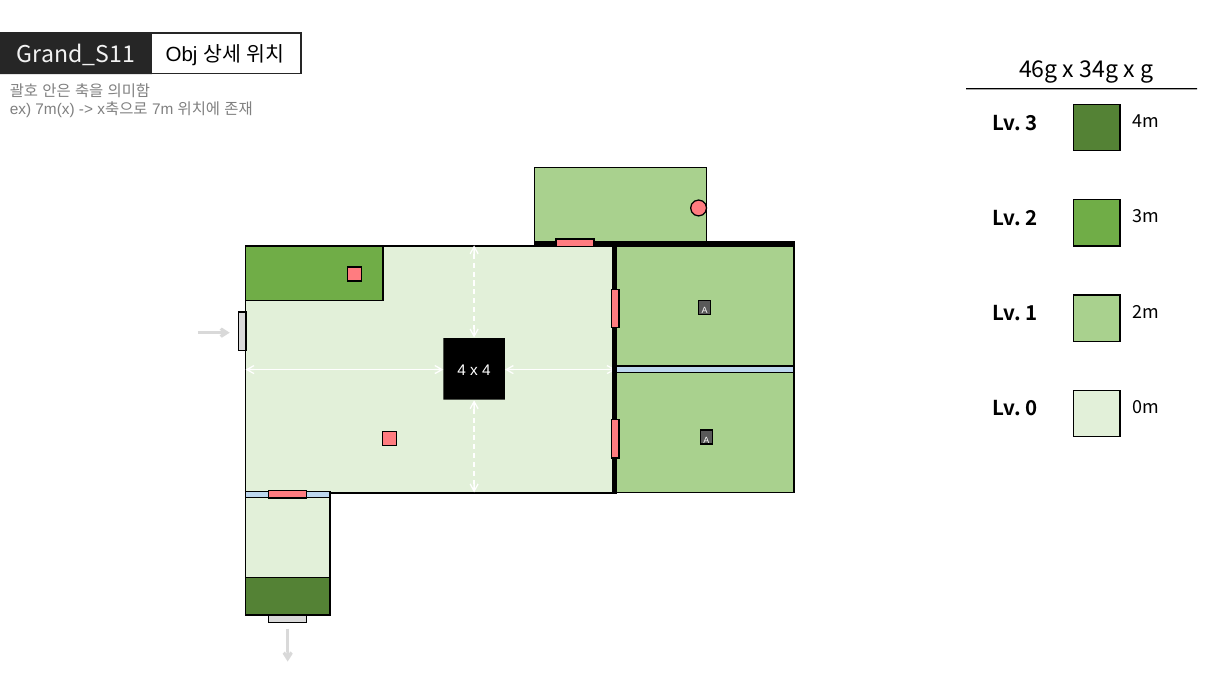
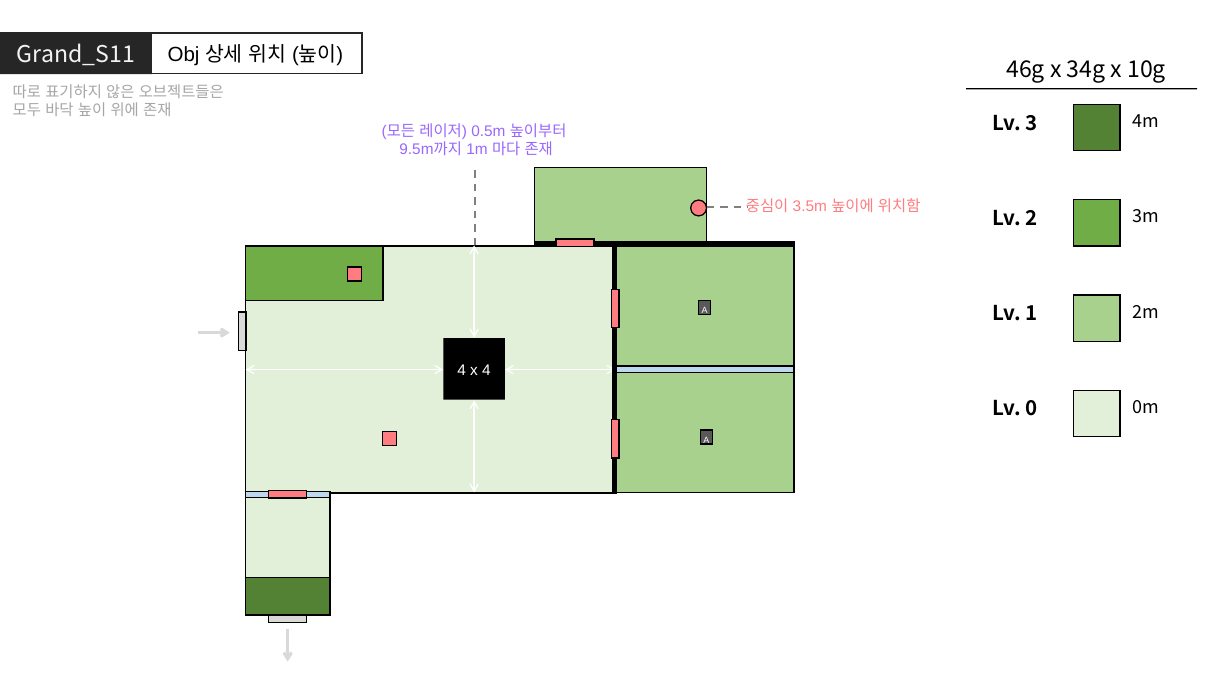
Before and after one commit to GGMGangsterHamster/GangsterHamster, a slide deck: slide 23 of Documents/Grand_Stage.pptx. Drawn at 1232x693 pixels with LibreOffice and Linux fonts; fonts in the diff are those of the drawing. Boxes give left, top, right and bottom in pixels: in the first picture for what was removed or moved away, otherwise in the second. Text is boxed around its words. In the diff, an @@ line names an element or a change of style, - is before the commit and + after.

```diff
--- a/Documents/Grand_Stage.pptx
+++ b/Documents/Grand_Stage.pptx
@@ rectangle "Obj 상세 위치 (높이)": place and size @@
-rectangle "Obj 상세 위치 (높이)" at box(149, 33, 300, 74)
+rectangle "Obj 상세 위치 (높이)" at box(149, 33, 361, 74)
@@ text in rectangle at box(168, 44, 343, 66): text changed @@
-Obj 상세 위치
+Obj 상세 위치 (높이)
@@ text removed at box(10, 83, 252, 117) @@
-괄호 안은 축을 의미함
-ex) 7m(x) -> x축으로 7m 위치에 존재
@@ text added at box(13, 84, 224, 116), 12 pt, text #A6A6A6 @@
+따로 표기하지 않은 오브젝트들은 모두 바닥 높이 위에 존재
@@ text at box(1006, 60, 1166, 82): text changed @@
-46g x 34g x g
+46g x 34g x 10g
@@ text added at box(382, 123, 567, 155), 12 pt, text #9966FF @@
+(모든 레이저) 0.5m 높이부터
+9.5m까지 1m 마다 존재
@@ line added from (475, 246) to (475, 168), #808080 1.5 pt dashed @@
@@ line added from (707, 207) to (748, 207), #808080 1.5 pt dashed @@
@@ text added at box(746, 198, 920, 212), 12 pt, text #FF7C80 @@
+중심이 3.5m 높이에 위치함
@@ double arrow (474, 246) - (474, 337): stroke #FFFFFF 1 pt dashed to #FFFFFF 1 pt @@
@@ double arrow (474, 400) - (474, 493): stroke #FFFFFF 1 pt dashed to #FFFFFF 1 pt @@
```
Also in this commit, not shown: 4 other slides changed.
